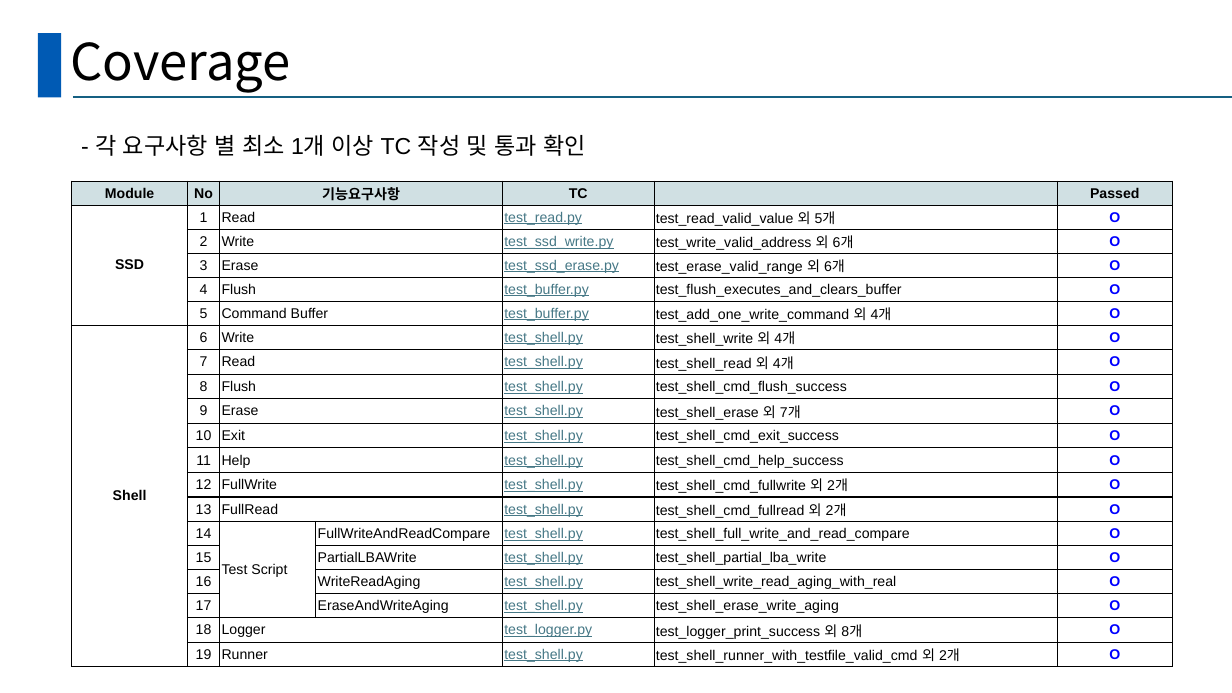
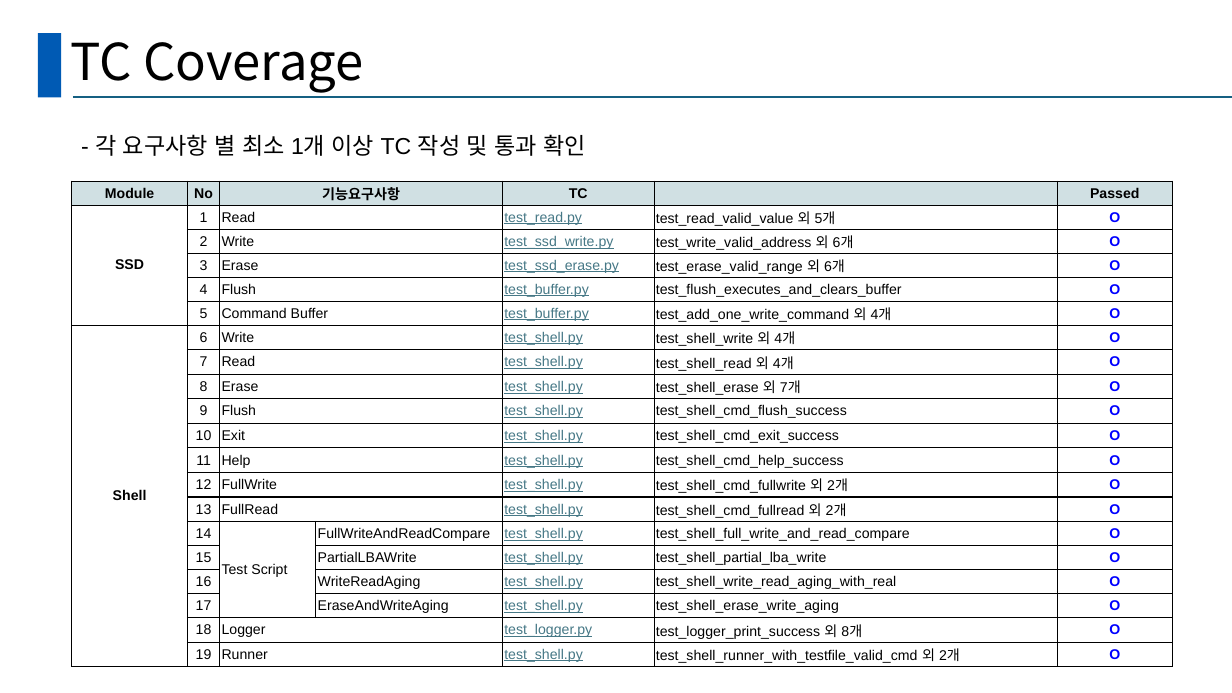
Before and after one commit to Hyominii/ssd, a slide deck: slide 12 of SSD_B_BestReviewer.pptx. Drawn at 1232x693 pixels with LibreOffice and Linux fonts; fonts in the diff are those of the drawing. Boxes give left, top, right and bottom in pixels: in the first picture for what was removed or moved away, otherwise in the second. Text is boxed around its words. In the diff, an @@ line names an element or a change of style, - is before the commit and + after.

```diff
--- a/SSD_B_BestReviewer.pptx
+++ b/SSD_B_BestReviewer.pptx
@@ title at [70,42,363,93]: text changed @@
-Coverage
+TC Coverage
@@ table at [72,181,1173,667] @@
-row 9, column 3: Flush
+row 9, column 3: Erase
-row 9, column 6: test_shell_cmd_flush_success
+row 9, column 6: test_shell_erase 외 7개
-row 10, column 3: Erase
+row 10, column 3: Flush
-row 10, column 6: test_shell_erase 외 7개
+row 10, column 6: test_shell_cmd_flush_success
```
Also in this commit, not shown: 7 other slides changed.
